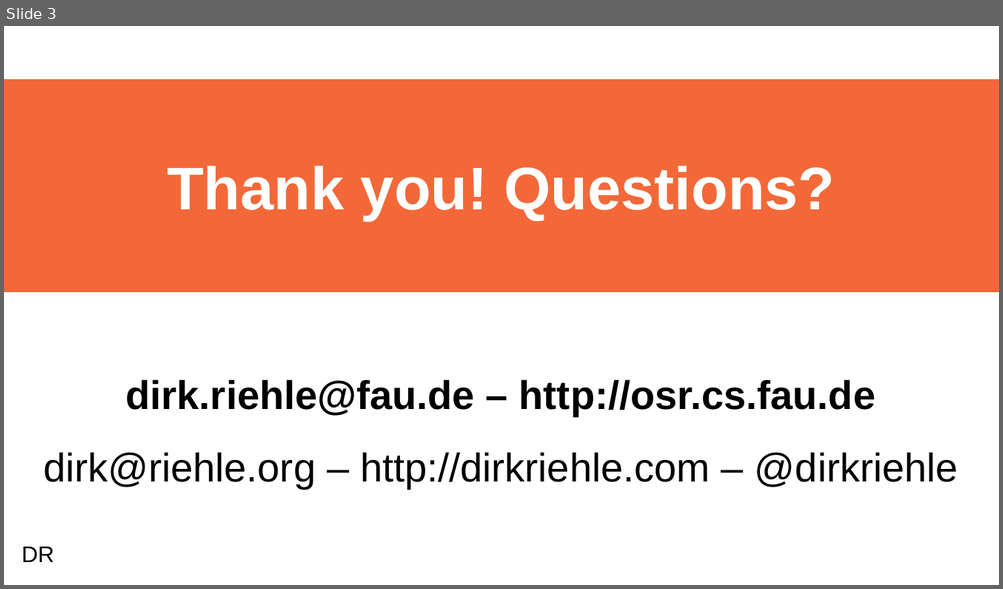
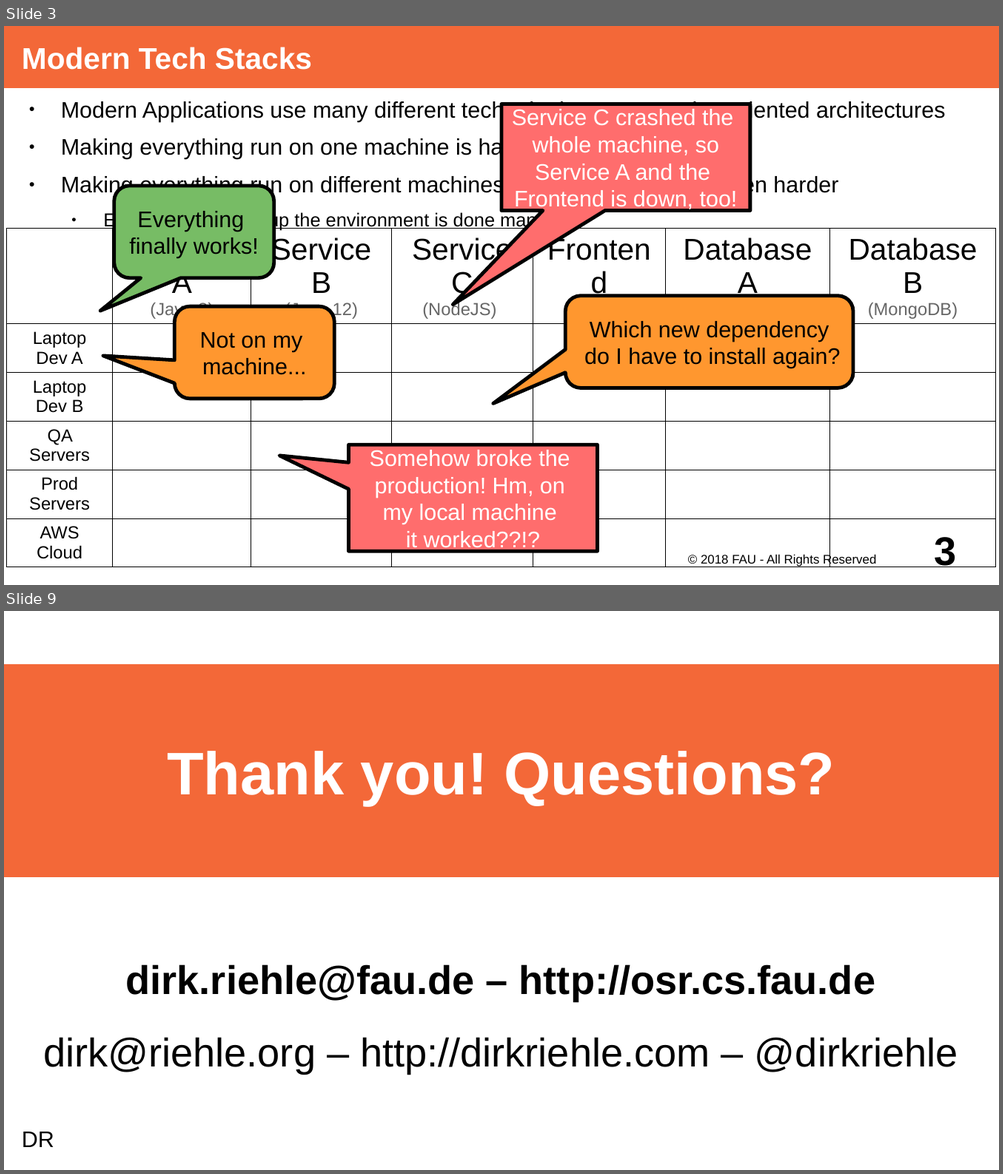
Before and after one commit to dirkriehle/adap-course, a slide deck: Lecture Slides/ADAP Z01 - Containerization.odp. Shown one above the other, each under a label of ours: slide 3 before the commit, slides 3 and 9 after it; the slides between them are not shown. The pictures are 1003x589 and 1003x1174 pixels, drawn with LibreOffice and Linux fonts; fonts in the diff are those of the drawing. Boxes give left, top, right and bottom in pixels: in the first picture for what was removed or moved away, otherwise in the second. Text is boxed around its words. In the diff, an @@ line names an element or a change of style, - is before the commit and + after.

```diff
--- a/Lecture Slides/ADAP Z01 - Containerization.odp
+++ b/Lecture Slides/ADAP Z01 - Containerization.odp
@@ slide 3 added at [4,26,999,585], background #FFFFFF @@
@@ title added at [4,26,999,88], fill #F36838, 24 pt, text #FFFFFF, bold @@
+Modern Tech Stacks
@@ text added at [61,99,945,231], 18 pt, text #000000 @@
+● Modern Applications use many different technologies, esp. service-oriented architectures
+● Making everything run on one machine is hard
+● Making everything run on different machines and environments is even harder
+  ● Especially if setting up the environment is done manually
@@ speech box added at [501,104,751,211], fill #FF6D6D, outline #000000 2.83 pt, 18 pt, text #FFFFFF @@
+Service C crashed the
+whole machine, so
+Service A and the
+Frontend is down, too!
@@ rounded speech box added at [114,186,274,278], fill #77BC65, outline #000000 2.83 pt, 18 pt, text #000000 @@
+Everything
+finally works!
@@ table added at [7,228,996,562], 6 rows, 7 columns @@
+ | Service A (Java 8) | Service B (Java 12) | Service C (NodeJS) | Frontend (VueJS) | Database A (PostGreSQL) | Database B (MongoDB)
+Laptop Dev A |  |  |  |  |  | 
+Laptop Dev B |  |  |  |  |  | 
+QA Servers |  |  |  |  |  | 
+Prod Servers |  |  |  |  |  | 
+AWS Cloud |  |  |  |  |  | 
@@ rounded speech box added at [175,306,334,399], fill #FF972F, outline #000000 2.83 pt, 18 pt, text #000000 @@
+Not on my
+machine...
@@ rounded speech box added at [566,296,854,388], fill #FF972F, outline #000000 2.83 pt, 18 pt, text #000000 @@
+Which new dependency
+do I have to install again?
@@ speech box added at [349,446,597,552], fill #FF6D6D, outline #000000 2.83 pt, 18 pt, text #FFFFFF @@
+Somehow broke the
+production! Hm, on
+my local machine
+it worked??!?
@@ text added at [700,554,876,567], 10 pt, text #000000 @@
+© 2018 FAU - All Rights Reserved
@@ page number added at [934,537,956,568], 32 pt, text #000000, bold @@
+3
@@ what was slide 3 is now slide 9 @@
```
Also in this commit, not shown: 2 slides changed, 5 other slides added.
